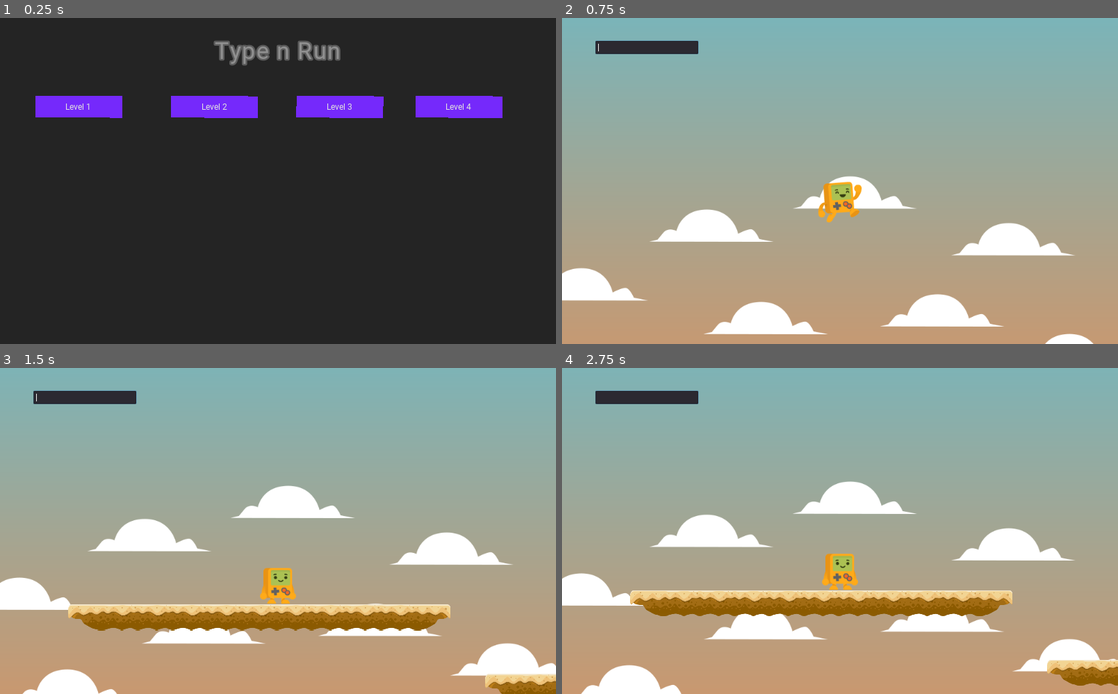
Above: before the commit, frames 1-4 (two rows, left to right).
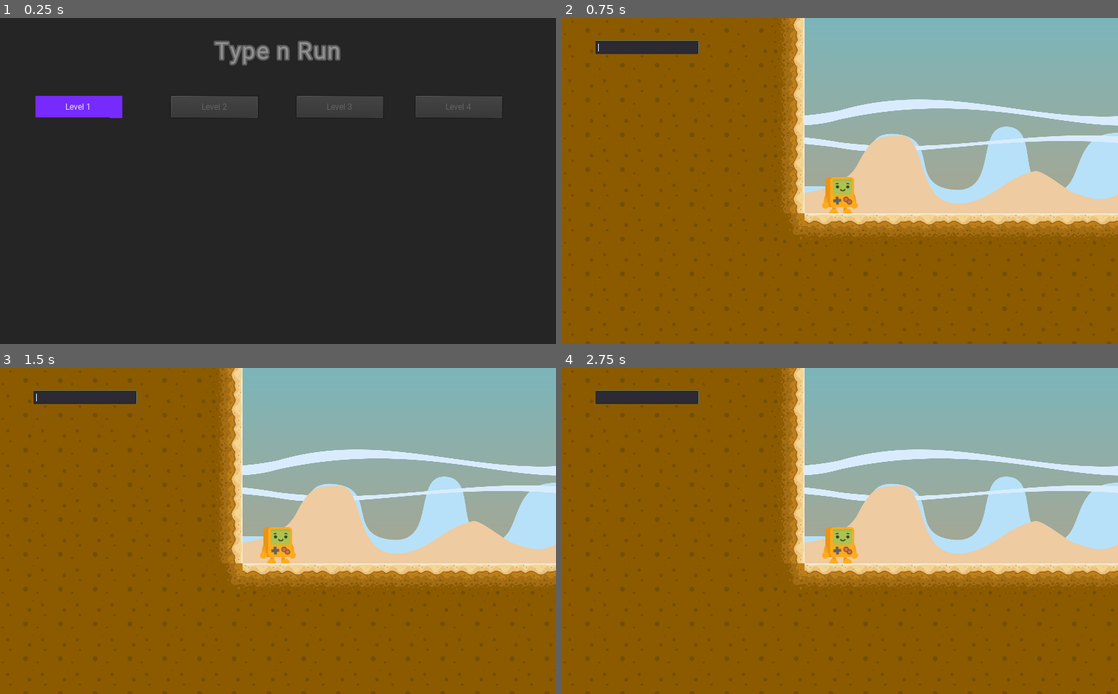
Above: after the commit, the same moments.

Repository: Hiebeler/Type-n-Run
Game: Godot game, scene res://scenes/menu.tscn
The game is run twice, just before and just after one commit, with the same random seed, the same clock (stepped at 60 frames per second) and the same inputs.
Inputs:
- Up to frame 1 (0.25 s): no input
- Up to frame 2 (0.75 s): click "Level 2" (after the commit: "Level 1") at 0.5 s
- Up to frame 3 (1.5 s): no input
- Up to frame 4 (2.75 s): tap Space (jump) at 1.52, 2.27 s

The runs differ from the first frame. In frame 1, 3.1% of the frame differs, in the area x 30-91%, y 23-31%; in frame 2, 76%, in the area x 0-100%, y 0-100%; in frame 3, 74%; in frame 4, 74%.

Commit message:
add storage for levels

Diff:
--- a/project.godot
+++ b/project.godot
@@ -7,6 +7,16 @@
 ;   param=value ; assign values to parameters
 
 config_version=4
+
+_global_script_classes=[ {
+"base": "Reference",
+"class": "LevelModel",
+"language": "GDScript",
+"path": "res://saving/LevelModel.gd"
+} ]
+_global_script_class_icons={
+"LevelModel": ""
+}
 
 [application]
 
@@ -18,6 +28,7 @@
 
 Global="*res://scripts/Global.gd"
 SignalBus="*res://scripts/SignalBus.gd"
+SaveGame="*res://saving/SaveGame.gd"
 
 [display]
 
@@ -46,5 +57,6 @@
 
 [rendering]
 
+quality/driver/driver_name="GLES2"
 quality/driver/fallback_to_gles2=true
 environment/default_environment="res://default_env.tres"
--- /dev/null
+++ b/saving/LevelModel.gd
@@ -0,0 +1,4 @@
+class_name LevelModel
+
+export var id := 0
+export var completed := false
--- /dev/null
+++ b/saving/SaveGame.gd
@@ -0,0 +1,52 @@
+extends Node
+
+const SAVE_FILE = "user://save_file.save"
+var game_data = {}
+
+func _ready():
+	var dir := Directory.new()
+	dir.remove(SAVE_FILE)
+	load_data()
+
+func save_data():
+	var file = File.new()
+	file.open(SAVE_FILE, File.WRITE)
+	file.store_var(game_data)
+	print(file.get_as_text())
+	file.close()
+
+func add_level(level):
+	var levels = game_data.levels
+	levels.add(levelToDictionary(level))
+	save_data()
+
+func load_data():
+	var file = File.new()
+	if not file.file_exists(SAVE_FILE):
+		var level1 = LevelModel.new()
+		level1.id = 1
+		game_data = {"levels": [levelToDictionary(level1)]}
+		print(game_data)
+		save_data()
+	file.open(SAVE_FILE, File.READ)
+	game_data = file.get_var()
+	file.close()
+
+func getLevels():
+	var levels = []
+	for dictlevel in game_data.levels:
+		levels.append(dictionaryToLevel(dictlevel))
+	return levels
+
+func levelToDictionary(level) -> Dictionary:
+	var save_dict = {
+		"level_id": level.id,
+		"level_completed": level.completed
+	}
+	return save_dict
+
+func dictionaryToLevel(dictLevel) -> LevelModel:
+	var level = LevelModel.new()
+	level.id = dictLevel.level_id
+	level.completed = dictLevel.level_completed
+	return level
--- a/scenes/menu.tscn
+++ b/scenes/menu.tscn
@@ -39,6 +39,7 @@
 margin_bottom = 183.676
 rect_rotation = 0.242008
 rect_pivot_offset = Vector2( 160, 0 )
+disabled = true
 text = "Level 1"
 
 [node name="Level2" type="Button" parent="."]
@@ -48,6 +49,7 @@
 margin_bottom = 184.0
 rect_rotation = 0.242008
 rect_pivot_offset = Vector2( 160, 0 )
+disabled = true
 text = "Level 2"
 
 [node name="Level3" type="Button" parent="."]
@@ -57,6 +59,7 @@
 margin_bottom = 184.0
 rect_rotation = 0.242008
 rect_pivot_offset = Vector2( 160, 0 )
+disabled = true
 text = "Level 3"
 
 [node name="Level4" type="Button" parent="."]
@@ -66,6 +69,7 @@
 margin_bottom = 184.0
 rect_rotation = 0.242008
 rect_pivot_offset = Vector2( 160, 0 )
+disabled = true
 text = "Level 4"
 
 [node name="Label" type="Label" parent="."]
--- a/scripts/Global.gd
+++ b/scripts/Global.gd
@@ -5,7 +5,6 @@
 func _ready():
 	var root = get_tree().root
 	current_scene = root.get_child(root.get_child_count() - 1)
-
 
 func goto_scene(path, gameData = {}):
 	call_deferred("_deferred_goto_scene", path, gameData)
--- a/scripts/menu.gd
+++ b/scripts/menu.gd
@@ -1,4 +1,19 @@
 extends Control
 
-func startLevel(level):
-	Global.goto_scene("res://scenes/levels/Level" + level + ".tscn")
+func _ready():
+	var levels = SaveGame.getLevels()
+	for level in levels:
+		print(level.id)
+		var levelName = "Level" + str(level.id)
+		var levelButton = get_node(levelName)
+		levelButton.disabled = false
+		print(levelName)
+
+func startLevel(level_id):
+	#SaveGame.addLevel(createLevelModel(level_id))
+	Global.goto_scene("res://scenes/levels/Level" + level_id + ".tscn")
+
+func createLevelModel(level_id) -> LevelModel:
+		var level = LevelModel.new()
+		level.id = level_id
+		return level
